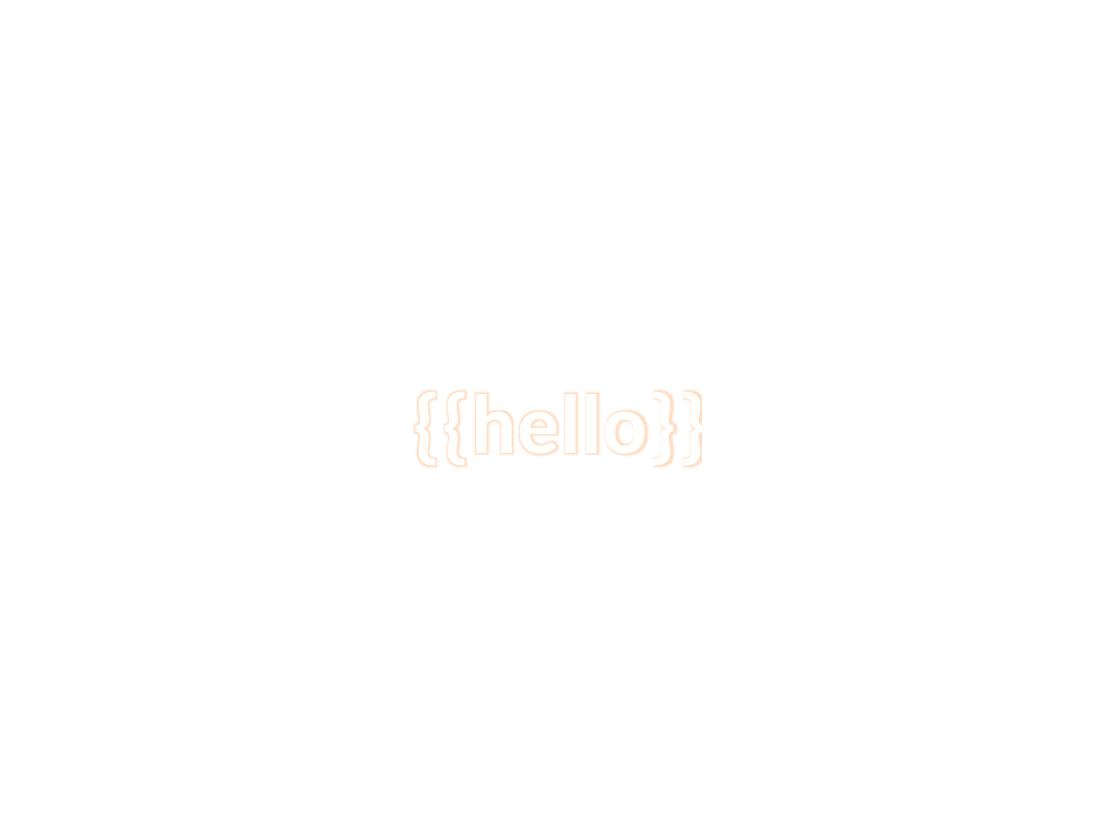
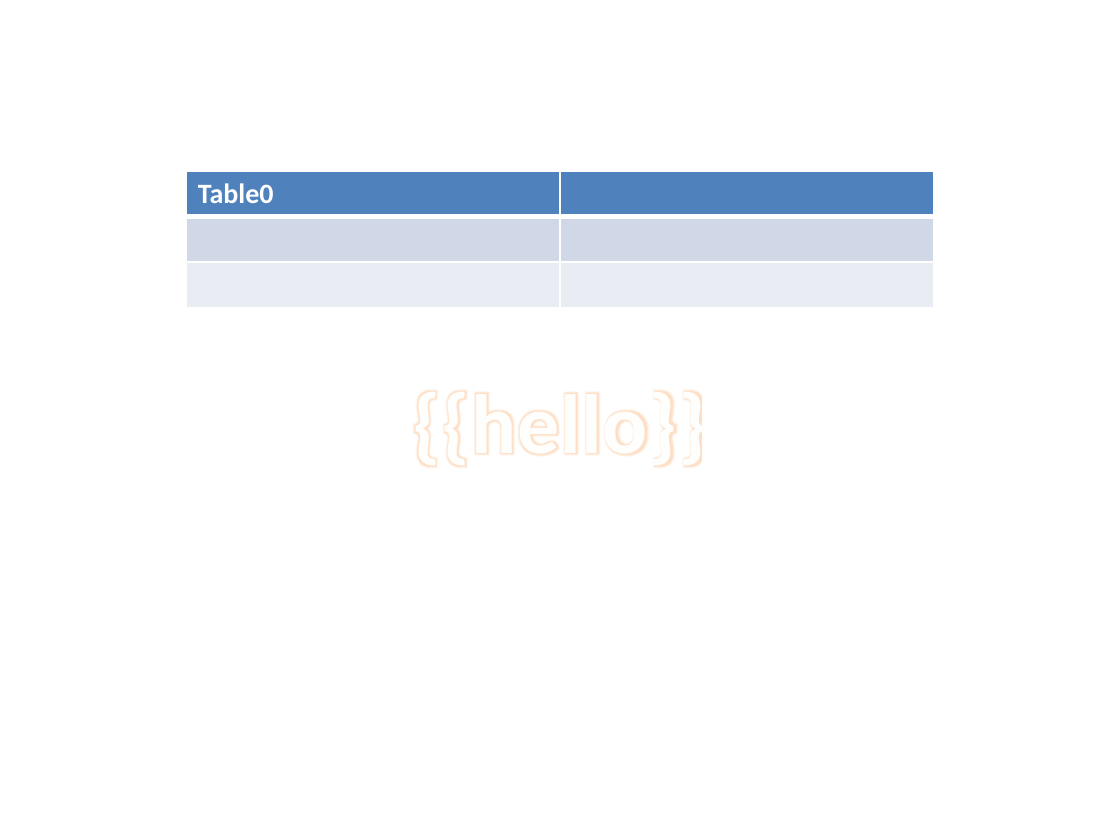
Before and after one commit to tkrotoff/PptxTemplater, a slide deck: slide 1 of PptxTemplater.Tests/files/ReplaceTablesInAllSlides.pptx. Drawn at 1120x840 pixels with LibreOffice and Linux fonts; fonts in the diff are those of the drawing. Boxes give left, top, right and bottom in pixels: in the first picture for what was removed or moved away, otherwise in the second. Text is boxed around its words. In the diff, an @@ line names an element or a change of style, - is before the commit and + after.

Commit message:
Add test FailToReplaceTable()

```diff
--- a/PptxTemplater.Tests/files/ReplaceTablesInAllSlides.pptx
+++ b/PptxTemplater.Tests/files/ReplaceTablesInAllSlides.pptx
@@ table added at box(187, 171, 933, 308), 3 rows, 2 columns @@
+Table0 | 
+ | 
+ | 
```
Also in this commit, not shown: 1 other file.
